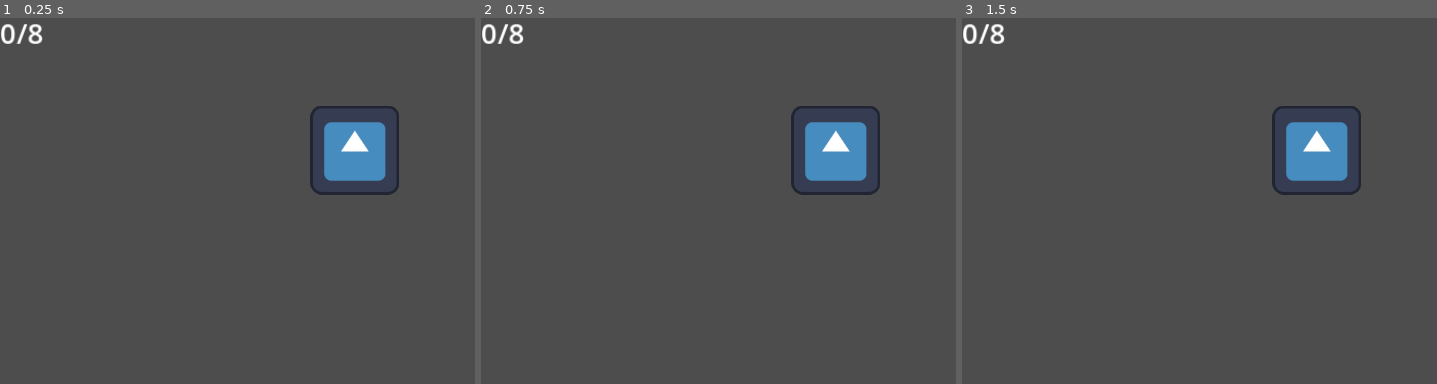
Above: before the commit, frames 1-3 (left to right).
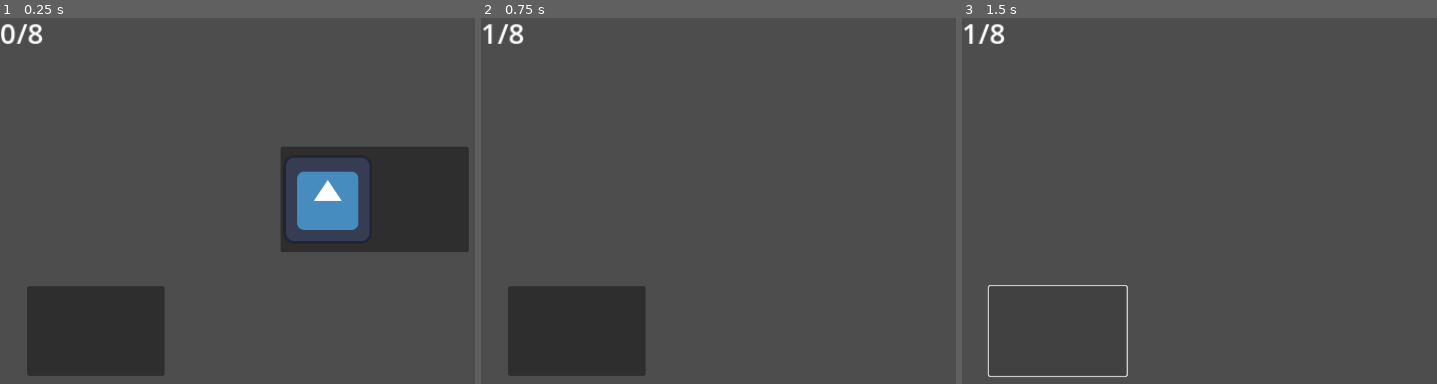
Above: after the commit, the same moments.

Repository: yaliu10/Escape-Room
Game: Godot game, scene res://Scenes/placeholder.tscn
The game is run twice, just before and just after one commit, with the same random seed, the same clock (stepped at 60 frames per second) and the same inputs. This scene is started directly instead of the project's main scene. The engine's default icon, where the game draws it, is replaced by a stand-in: a white triangle on a blue panel in a dark square.
Inputs (mouse positions are in pixels of both pictures, inside the frame that each line leads up to):
- Up to frame 1 (0.25 s): no input
- Up to frame 2 (0.75 s): click (856, 201) at 0.52 s
- Up to frame 3 (1.5 s): click (1057, 332) at 1.27 s

The runs differ from the first frame. In frame 1, 18% of the frame differs, in the area x 5-99%, y 24-98%; in frame 2, 9.9%; in frame 3, 3.2%.
Error before the commit: Parse Error: Invalid operands "String" and "int" for assignment operator. (res://Scripts/placeholder.gd:16)

Commit message:
Work!

Diff:
--- a/escape-room/Scenes/placeholder.tscn
+++ b/escape-room/Scenes/placeholder.tscn
@@ -1,25 +1,21 @@
-[gd_scene load_steps=4 format=3 uid="uid://dlk3f1ngou6qj"]
+[gd_scene load_steps=3 format=3 uid="uid://dlk3f1ngou6qj"]
 
-[ext_resource type="Script" path="res://Scripts/placeholder.gd" id="1_xwsh2"]
 [ext_resource type="Texture2D" uid="uid://cyamkeioip6ar" path="res://icon.svg" id="2_7anbu"]
-
-[sub_resource type="RectangleShape2D" id="RectangleShape2D_o1jd7"]
-size = Vector2(95, 89)
+[ext_resource type="Script" path="res://Scripts/score.gd" id="2_g4ajh"]
 
 [node name="Control" type="Control"]
 layout_mode = 3
 anchors_preset = 0
 offset_right = 40.0
 offset_bottom = 40.0
-script = ExtResource("1_xwsh2")
 
-[node name="Label" type="Label" parent="."]
+[node name="Score" type="Label" parent="."]
 layout_mode = 1
 anchors_preset = -1
 anchor_right = 19.85
 anchor_bottom = 9.975
 theme_override_font_sizes/font_size = 40
-text = "0"
+script = ExtResource("2_g4ajh")
 
 [node name="Label2" type="Label" parent="."]
 layout_mode = 1
@@ -31,14 +27,49 @@
 theme_override_font_sizes/font_size = 40
 text = "/8"
 
-[node name="Sprite2D" type="Sprite2D" parent="."]
-position = Vector2(511, 196)
-texture = ExtResource("2_7anbu")
+[node name="Button" type="Button" parent="."]
+layout_mode = 1
+offset_left = 404.0
+offset_top = 191.0
+offset_right = 675.0
+offset_bottom = 343.0
+icon = ExtResource("2_7anbu")
 
-[node name="Area2D" type="Area2D" parent="Sprite2D"]
+[node name="Button2" type="Button" parent="."]
+layout_mode = 0
+offset_left = 39.0
+offset_top = 392.0
+offset_right = 237.0
+offset_bottom = 521.0
 
-[node name="CollisionShape2D" type="CollisionShape2D" parent="Sprite2D/Area2D"]
-position = Vector2(0, 2)
-shape = SubResource("RectangleShape2D_o1jd7")
+[node name="Button3" type="Button" parent="."]
+visible = false
+layout_mode = 0
+offset_right = 8.0
+offset_bottom = 8.0
 
-[connection signal="input_event" from="Sprite2D/Area2D" to="." method="_on_area_2d_input_event"]
+[node name="Button4" type="Button" parent="."]
+visible = false
+layout_mode = 0
+offset_right = 8.0
+offset_bottom = 8.0
+
+[node name="Button5" type="Button" parent="."]
+visible = false
+layout_mode = 0
+offset_right = 8.0
+offset_bottom = 8.0
+
+[node name="Button6" type="Button" parent="."]
+visible = false
+layout_mode = 0
+offset_right = 8.0
+offset_bottom = 8.0
+
+[node name="Button7" type="Button" parent="."]
+visible = false
+layout_mode = 0
+offset_right = 8.0
+offset_bottom = 8.0
+
+[connection signal="pressed" from="Button" to="Score" method="_on_button_pressed"]
--- /dev/null
+++ b/escape-room/Scripts/Global.gd
@@ -0,0 +1,3 @@
+extends Node
+
+var score = 0
--- a/escape-room/Scripts/placeholder.gd
+++ b/escape-room/Scripts/score.gd
@@ -1,4 +1,4 @@
-extends Control
+extends Label
 
 
 # Called when the node enters the scene tree for the first time.
@@ -8,10 +8,9 @@
 
 # Called every frame. 'delta' is the elapsed time since the previous frame.
 func _process(delta: float) -> void:
-	pass
+	self.text = str(Global.score)
 
 
-func _on_area_2d_input_event(viewport: Node, event: InputEvent, shape_idx: int) -> void:
-	if event is InputEventMouseButton and event.button_index == MOUSE_BUTTON_LEFT:
-		Label.text += 1
-		$Sprite2D.queue_free()
+func _on_button_pressed() -> void:
+	Global.score += 1
+	$"../Button".queue_free()
--- a/escape-room/project.godot
+++ b/escape-room/project.godot
@@ -18,6 +18,7 @@
 [autoload]
 
 ItemInfo="*res://Scenes/item_info.tscn"
+Global="*res://Scripts/Global.gd"
 
 [display]
 
